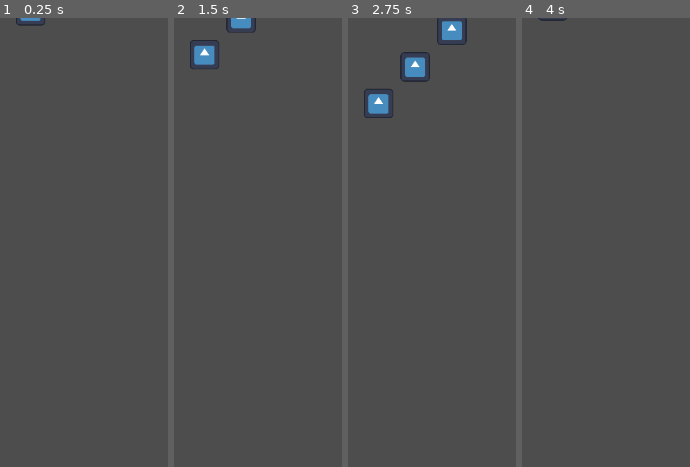
Above: before the commit, frames 1-4 (left to right).
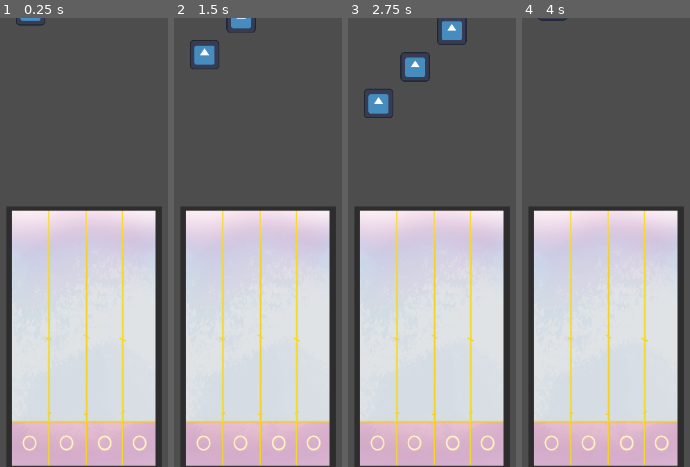
Above: after the commit, the same moments.

Repository: patsatworktoday/Summerjam2026
Game: Godot game, scene res://Scenes/note lane.tscn
The game is run twice, just before and just after one commit, with the same random seed, the same clock (stepped at 60 frames per second) and the same inputs. The project has no main scene, so this scene is started directly. The engine's default icon, where the game draws it, is replaced by a stand-in: a white triangle on a blue panel in a dark square.
Inputs:
- Up to frame 1 (0.25 s): no input
- Up to frame 2 (1.5 s): tap Enter (ui_accept) at 0.5, 0.77 s
- Up to frame 3 (2.75 s): tap Enter (ui_accept) at 1.52 s
- Up to frame 4 (4 s): tap Enter (ui_accept) at 3.02, 3.77 s

The runs differ from the first frame. In frame 1, 53% of the frame differs, in the area x 4-97%, y 42-100%; in frame 2, 53%; in frame 3, 53%; in frame 4, 53%.

Commit message:
rhythm game bg

Diff:
--- a/summer-jam-2026/Scenes/note lane.tscn
+++ b/summer-jam-2026/Scenes/note lane.tscn
@@ -1,6 +1,7 @@
 [gd_scene format=3 uid="uid://dxochiemmusyd"]
 
 [ext_resource type="Script" uid="uid://bm2rrreuaixnp" path="res://Scenes/note_lane.gd" id="1_m21ut"]
+[ext_resource type="Texture2D" uid="uid://dns0fxs1fn3h0" path="res://rhythm-bg.png" id="2_6xfaf"]
 [ext_resource type="PackedScene" uid="uid://drluqvdaveb5g" path="res://Scenes/Chart.tscn" id="2_r0qes"]
 
 [sub_resource type="RectangleShape2D" id="RectangleShape2D_r0qes"]
@@ -21,6 +22,11 @@
 blank = NodePath("Blank")
 chart = NodePath("Chart")
 chartSpeed = 64.0
+
+[node name="Sprite2D" type="Sprite2D" parent="." unique_id=505643737]
+position = Vector2(35, -69)
+scale = Vector2(0.291, 0.291)
+texture = ExtResource("2_6xfaf")
 
 [node name="Lane" type="Area2D" parent="." unique_id=1481782904]
 
Binary file added: summer-jam-2026/rhythm-bg.png
Not shown, added: summer-jam-2026/rhythm-bg.png.import
